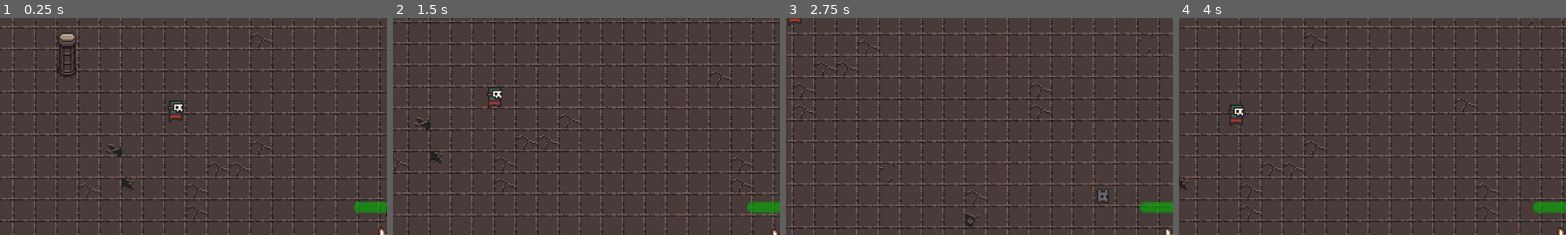
Above: before the commit, frames 1-4 (left to right).
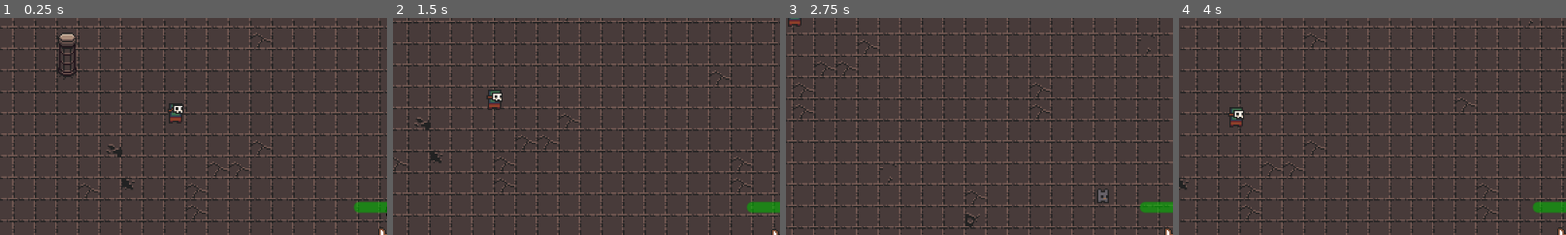
Above: after the commit, the same moments.

Repository: Naigma/proyecto_godot_2526
Game: Godot game, scene res://modules/levels/tutorial/tutorial.tscn
Same seed, same stepped clock (60 frames per second), same inputs: the game is played once before the commit and once after it. The project has no main scene, so this scene is started directly.
Inputs (mouse positions are % of the whole screen's width and height, from its top left):
- Up to frame 1 (0.25 s): no input
- Up to frame 2 (1.5 s): tap Enter (ui_accept) at 0.5, 0.77 s; move the mouse to (72, 45) at 0.52 s; hold D (right) 0.53-1.28 s; tap E (interact) at 0.6, 1.35 s; move the mouse to (30, 55) at 1.27 s; hold S (down) from 1.28 s (still down)
- Up to frame 3 (2.75 s): tap Enter (ui_accept) at 1.52 s; move the mouse to (60, 28) at 2.02 s; release S (down) at 2.03 s; hold D (right) from 2.03 s (still down); tap E (interact) at 2.1 s
- Up to frame 4 (4 s): move the mouse to (45, 70) at 2.77 s; release D (right) at 2.78 s; hold W (up) 2.78-3.53 s; tap E (interact) at 2.85, 3.6 s; tap Enter (ui_accept) at 3.02, 3.77 s; move the mouse to (80, 65) at 3.52 s; hold A (left) from 3.53 s (still down)
The pictures show only the part of the screen within x 0-50%, y 0-50%; the shares and areas given below are measured in that part.

The runs differ from the first frame. In frame 1, 0.3% of the frame differs, in the area x 43-48%, y 37-49%; in frame 2, 0.3%; in frame 3, 0.1%; in frame 4, 0.3%, in the area x 12-17%, y 39-51%.

Commit message:
xd FLASHBANG

Diff:
--- /dev/null
+++ b/cutscenes/mario.tscn
@@ -0,0 +1,106 @@
+[gd_scene load_steps=5 format=3 uid="uid://duvjyhdbp63h"]
+
+[ext_resource type="Texture2D" uid="uid://buybd0bxkhlbi" path="res://assets/dungeon_tileset_ii/frames/zombie_anim_f3.png" id="1_qo2gh"]
+
+[sub_resource type="Animation" id="Animation_c264d"]
+resource_name = "sena"
+length = 10.0
+tracks/0/type = "value"
+tracks/0/imported = false
+tracks/0/enabled = true
+tracks/0/path = NodePath("Sprite2D/Label:text")
+tracks/0/interp = 1
+tracks/0/loop_wrap = true
+tracks/0/keys = {
+"times": PackedFloat32Array(-0.29999995, 0, 4.0666666),
+"transitions": PackedFloat32Array(1, 1, 1),
+"update": 1,
+"values": ["", "", "FLASHBANG"]
+}
+tracks/1/type = "value"
+tracks/1/imported = false
+tracks/1/enabled = true
+tracks/1/path = NodePath("Sprite2D:self_modulate")
+tracks/1/interp = 1
+tracks/1/loop_wrap = true
+tracks/1/keys = {
+"times": PackedFloat32Array(4.3999996, 4.4333334),
+"transitions": PackedFloat32Array(1, 1),
+"update": 0,
+"values": [Color(1, 1, 1, 1), Color(11.152633, 11.152633, 11.152633, 1)]
+}
+tracks/2/type = "value"
+tracks/2/imported = false
+tracks/2/enabled = true
+tracks/2/path = NodePath("Sprite2D:scale")
+tracks/2/interp = 1
+tracks/2/loop_wrap = true
+tracks/2/keys = {
+"times": PackedFloat32Array(4.4, 4.4333334),
+"transitions": PackedFloat32Array(1, 1),
+"update": 0,
+"values": [Vector2(1, 1), Vector2(8090, 68)]
+}
+
+[sub_resource type="Animation" id="Animation_51uew"]
+length = 0.001
+tracks/0/type = "value"
+tracks/0/imported = false
+tracks/0/enabled = true
+tracks/0/path = NodePath("Sprite2D/Label:text")
+tracks/0/interp = 1
+tracks/0/loop_wrap = true
+tracks/0/keys = {
+"times": PackedFloat32Array(0),
+"transitions": PackedFloat32Array(1),
+"update": 1,
+"values": [""]
+}
+tracks/1/type = "value"
+tracks/1/imported = false
+tracks/1/enabled = true
+tracks/1/path = NodePath("Sprite2D:self_modulate")
+tracks/1/interp = 1
+tracks/1/loop_wrap = true
+tracks/1/keys = {
+"times": PackedFloat32Array(0),
+"transitions": PackedFloat32Array(1),
+"update": 0,
+"values": [Color(1, 1, 1, 1)]
+}
+tracks/2/type = "value"
+tracks/2/imported = false
+tracks/2/enabled = true
+tracks/2/path = NodePath("Sprite2D:scale")
+tracks/2/interp = 1
+tracks/2/loop_wrap = true
+tracks/2/keys = {
+"times": PackedFloat32Array(0),
+"transitions": PackedFloat32Array(1),
+"update": 0,
+"values": [Vector2(1, 1)]
+}
+
+[sub_resource type="AnimationLibrary" id="AnimationLibrary_rm3rg"]
+_data = {
+&"RESET": SubResource("Animation_51uew"),
+&"sena": SubResource("Animation_c264d")
+}
+
+[node name="Mario" type="Node2D"]
+
+[node name="AnimationPlayer" type="AnimationPlayer" parent="."]
+libraries = {
+&"": SubResource("AnimationLibrary_rm3rg")
+}
+autoplay = "sena"
+
+[node name="Sprite2D" type="Sprite2D" parent="."]
+position = Vector2(277, 197)
+texture = ExtResource("1_qo2gh")
+
+[node name="Label" type="Label" parent="Sprite2D"]
+offset_left = -13.0
+offset_top = -23.0
+offset_right = 18.0
+offset_bottom = 26.0
--- a/modules/enemy_wingardium/enemy_wingardium.tscn
+++ b/modules/enemy_wingardium/enemy_wingardium.tscn
@@ -1,5 +1,6 @@
-[gd_scene load_steps=15 format=3 uid="uid://cb7kjdp1egkdu"]
+[gd_scene load_steps=16 format=3 uid="uid://cb7kjdp1egkdu"]
 
+[ext_resource type="Script" uid="uid://dxolihbqrbh4r" path="res://modules/enemy_wingardium/enemy_wingardium.gd" id="1_ljqgy"]
 [ext_resource type="Texture2D" uid="uid://bmly4ptbu5gw5" path="res://assets/dungeon_tileset_ii/frames/masked_orc_idle_anim_f0.png" id="2_4gytn"]
 [ext_resource type="Texture2D" uid="uid://dibfj6cfnwnxg" path="res://assets/dungeon_tileset_ii/frames/masked_orc_idle_anim_f1.png" id="3_id15q"]
 [ext_resource type="Texture2D" uid="uid://n1a42pyycnft" path="res://assets/dungeon_tileset_ii/frames/masked_orc_idle_anim_f2.png" id="4_ljqgy"]
@@ -54,6 +55,7 @@
 size = Vector2(10, 14)
 
 [node name="EnemyWingardium" type="CharacterBody2D"]
+script = ExtResource("1_ljqgy")
 
 [node name="AnimatedSprite2D" type="AnimatedSprite2D" parent="."]
 sprite_frames = SubResource("SpriteFrames_4gytn")
